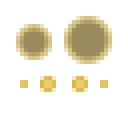
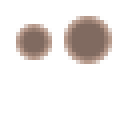
Two versions of the same layered image (128px x 128px). Layer-by-layer changes:
painted on "Ellipse 2" over [64, 16, 112, 64]
painted on "Ellipse 1" over [16, 24, 52, 60]
removed layer "Layer 2" over [16, 16, 112, 92]
painted on "Ellipse 5" over [100, 80, 108, 88]
painted on "Ellipse 4" over [20, 80, 28, 88]
painted on "Ellipse 3 copy" over [72, 76, 88, 92]
painted on "Ellipse 3" over [40, 76, 56, 92]
